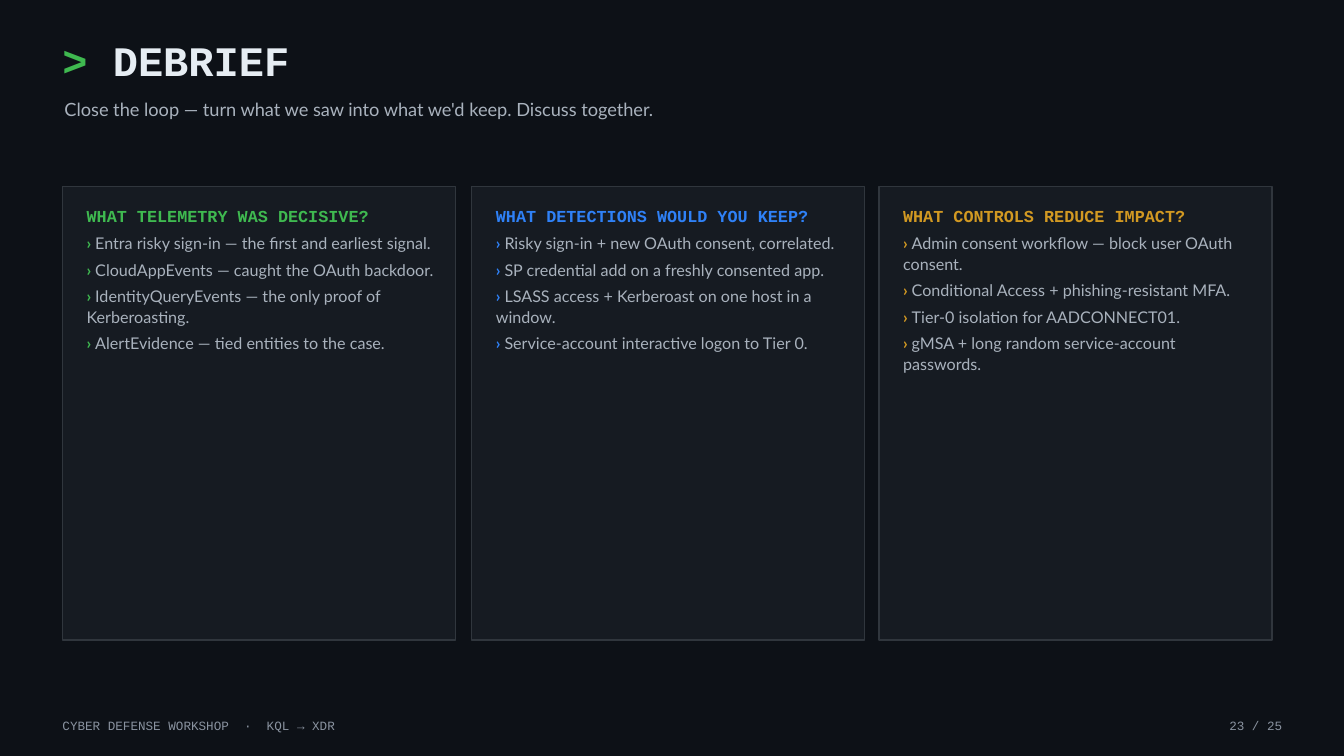
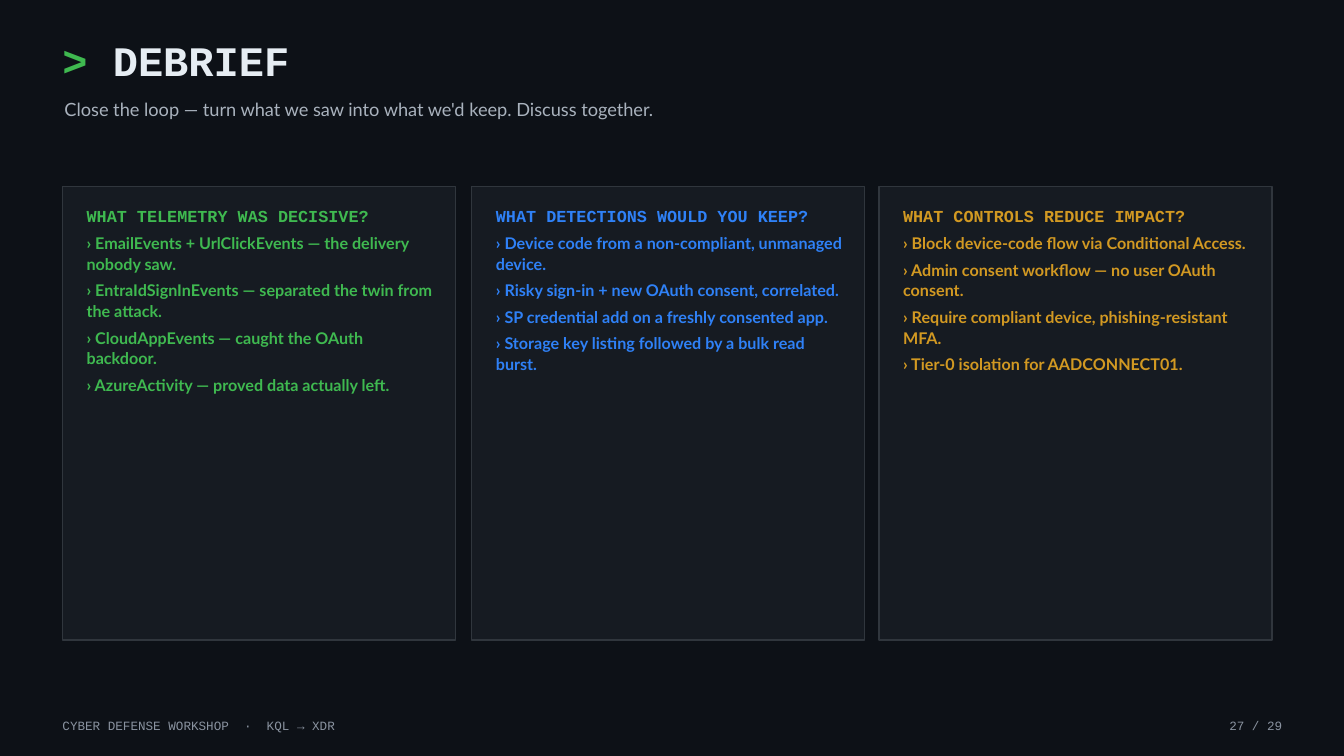
Before and after one commit to dcodev1702/Cyber-Defense-Workshop-ADX, a slide deck: slide 27 of STUDENT-GUIDES/Cyber_Defense_KQL_Workshop_v2.pptx (slide 23 before the commit). Drawn at 1344x756 pixels with LibreOffice and Linux fonts; fonts in the diff are those of the drawing. Boxes give left, top, right and bottom in pixels: in the first picture for what was removed or moved away, otherwise in the second. Text is boxed around its words. In the diff, an @@ line names an element or a change of style, - is before the commit and + after.

```diff
--- a/STUDENT-GUIDES/Cyber_Defense_KQL_Workshop_v2.pptx
+++ b/STUDENT-GUIDES/Cyber_Defense_KQL_Workshop_v2.pptx
@@ text at <box>87,237,432,317</box>: text changed; text colour #A9B2BD to #3FB950; bold on @@
-› Entra risky sign-in — the first and earliest signal.
+› EmailEvents + UrlClickEvents — the delivery nobody saw.
+› EntraIdSignInEvents — separated the twin from the attack.
@@ text at <box>496,237,842,270</box>: paragraph added @@
+› Device code from a non-compliant, unmanaged device.
@@ text at <box>903,237,1246,344</box>: text changed; text colour #A9B2BD to #D29922; bold on @@
-› Admin consent workflow — block user OAuth consent.
-› Conditional Access + phishing-resistant MFA.
+› Block device-code flow via Conditional Access.
+› Admin consent workflow — no user OAuth consent.
+› Require compliant device, phishing-resistant MFA.
@@ text at <box>505,284,839,299</box>: text colour #A9B2BD to #2F81F7, bold on in "Risky sign-in + new OAuth consent, correlated.", "SP credential add on a freshly consented ..." @@
@@ text at <box>87,332,363,364</box>: text colour #A9B2BD to #3FB950, bold on in "CloudAppEvents — caught the OAuth backdoor." @@
@@ text at <box>496,337,805,370</box>: text changed; text colour #A9B2BD to #2F81F7; bold on @@
-› LSASS access + Kerberoast on one host in a window.
-› Service-account interactive logon to Tier 0.
+› Storage key listing followed by a bulk read burst.
@@ text at <box>903,337,1175,373</box>: paragraph removed @@
-› gMSA + long random service-account passwords.
@@ text at <box>911,358,1183,370</box>: text colour #A9B2BD to #D29922, bold on in "Tier-0 isolation for AADCONNECT01." @@
@@ text at <box>95,379,390,394</box>: text changed; text colour #A9B2BD to #3FB950; bold on @@
-› IdentityQueryEvents — the only proof of Kerberoasting.
-› AlertEvidence — tied entities to the case.
+› AzureActivity — proved data actually left.
@@ text at <box>1229,721,1282,730</box>: text changed @@
-23 / 25
+27 / 29
```
Also in this commit, not shown: 24 other slides changed, 4 slides added.
